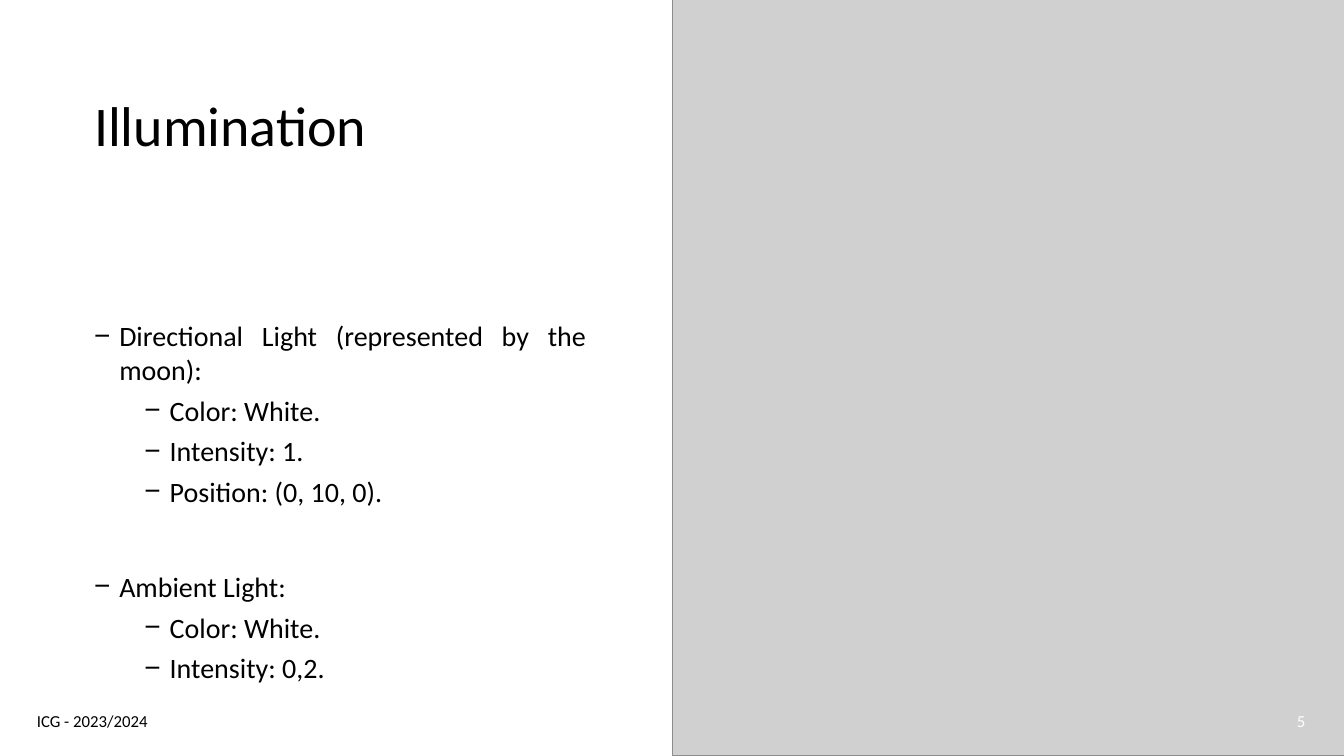
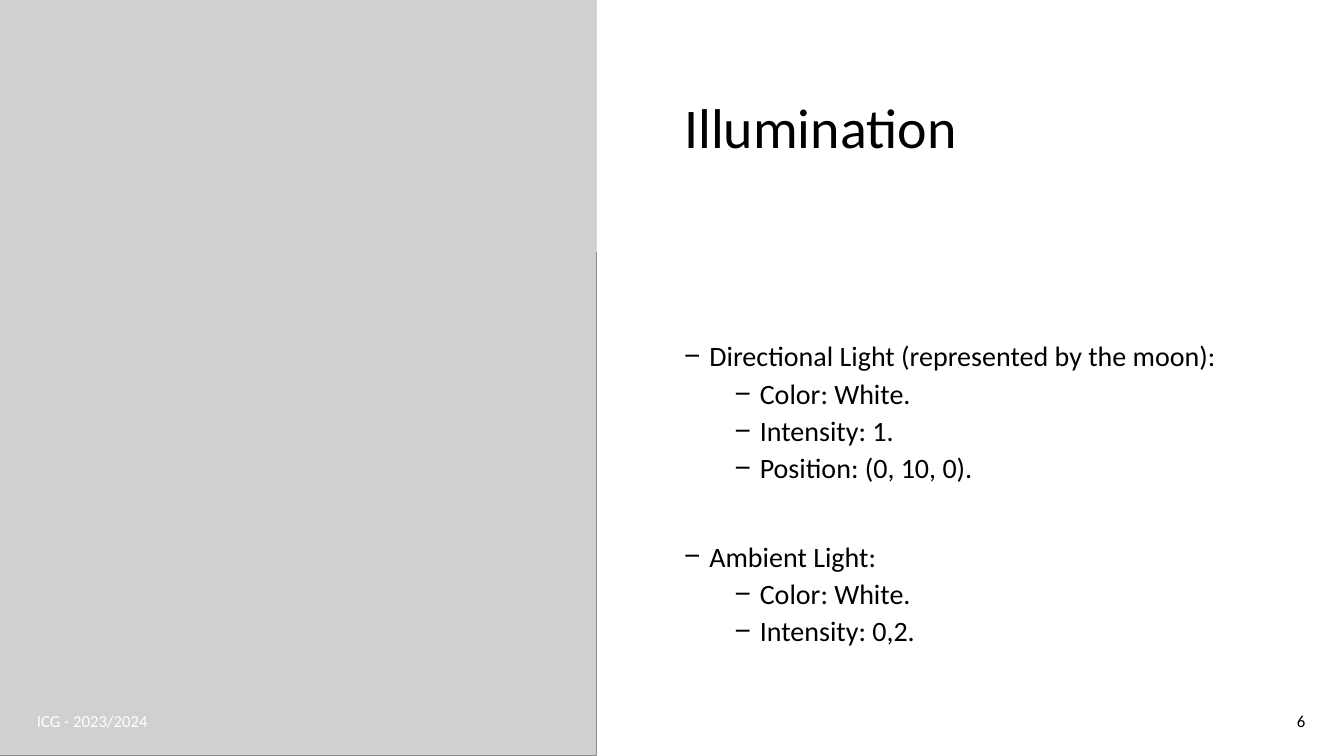
Before and after one commit to joaogasparp/joaogasparp.github.io, a slide deck: slide 6 of docs/icg_final.pptx (slide 5 before the commit). Drawn at 1344x756 pixels with LibreOffice and Linux fonts; fonts in the diff are those of the drawing; grey boxes stand for pictures. Boxes give left, top, right and bottom in pixels: in the first picture for what was removed or moved away, otherwise in the second. Text is boxed around its words. In the diff, an @@ line names an element or a change of style, - is before the commit and + after.

```diff
--- a/docs/icg_final.pptx
+++ b/docs/icg_final.pptx
@@ picture resized from (x1=673, y1=0, x2=1344, y2=756) to (x1=0, y1=0, x2=597, y2=756) @@
@@ rectangle resized from (x1=0, y1=0, x2=940, y2=252) to (x1=597, y1=0, x2=1344, y2=252) @@
@@ rectangle at (x1=597, y1=0, x2=1344, y2=252): shadow changed @@
@@ title "Illumination" moved from (x1=94, y1=107, x2=366, y2=147) to (x1=684, y1=109, x2=956, y2=149) @@
@@ text "Directional Light (represented by the ..." moved from (x1=119, y1=325, x2=586, y2=683) to (x1=709, y1=345, x2=1216, y2=646) @@
@@ text "Directional Light (represented by the ..." at (x1=709, y1=345, x2=1216, y2=646): alignment justified to left; line spacing 1 to 0.9 @@
@@ text "ICG - 2023/2024" at (x1=37, y1=716, x2=148, y2=727): text colour #000000 to #FFFFFF @@
@@ page number at (x1=1297, y1=715, x2=1305, y2=727): text changed; text colour #FFFFFF to #000000 @@
-5
+6
```
Also in this commit, not shown: 7 other slides changed, 1 slide added, 1 other file.
